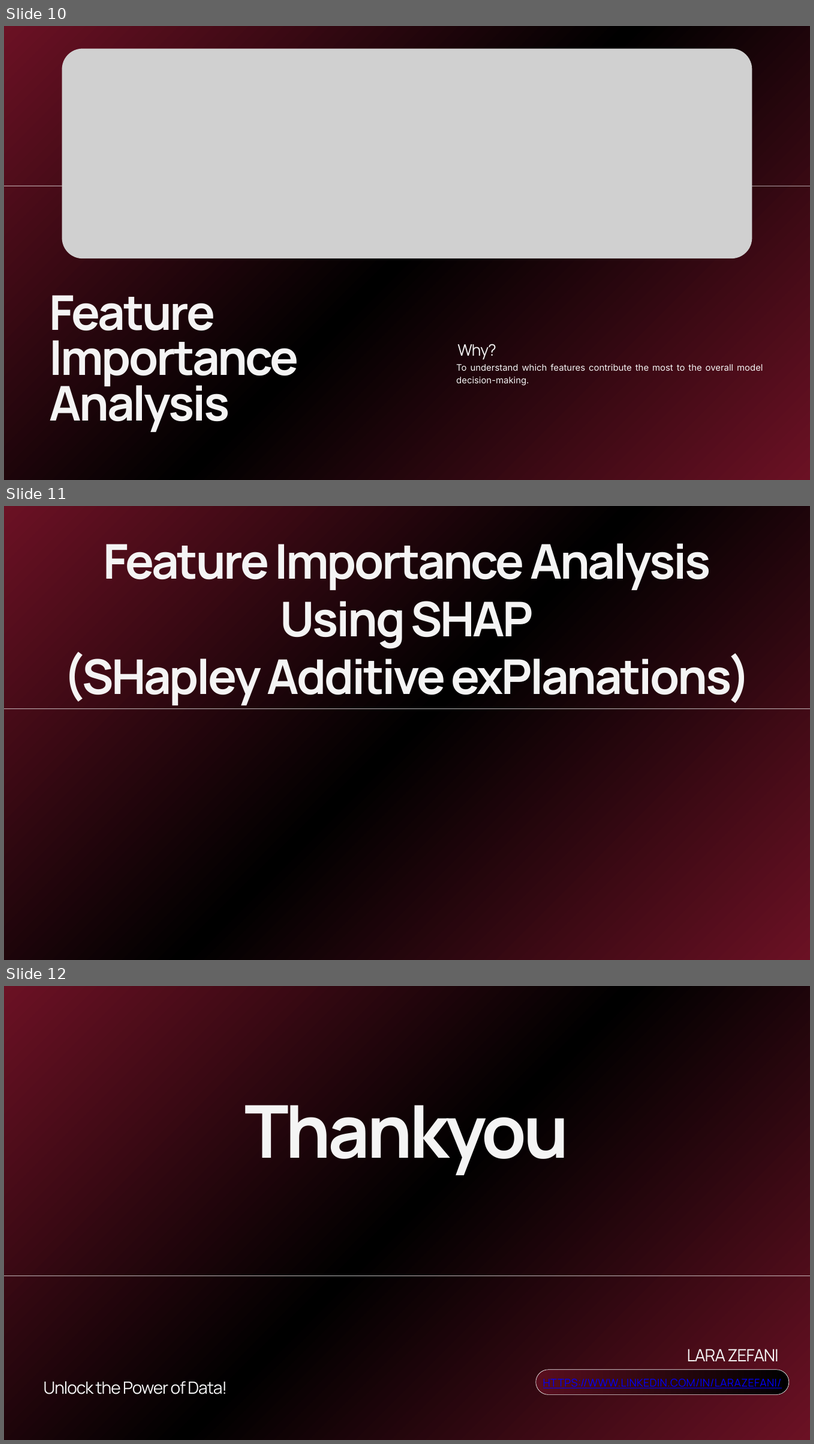
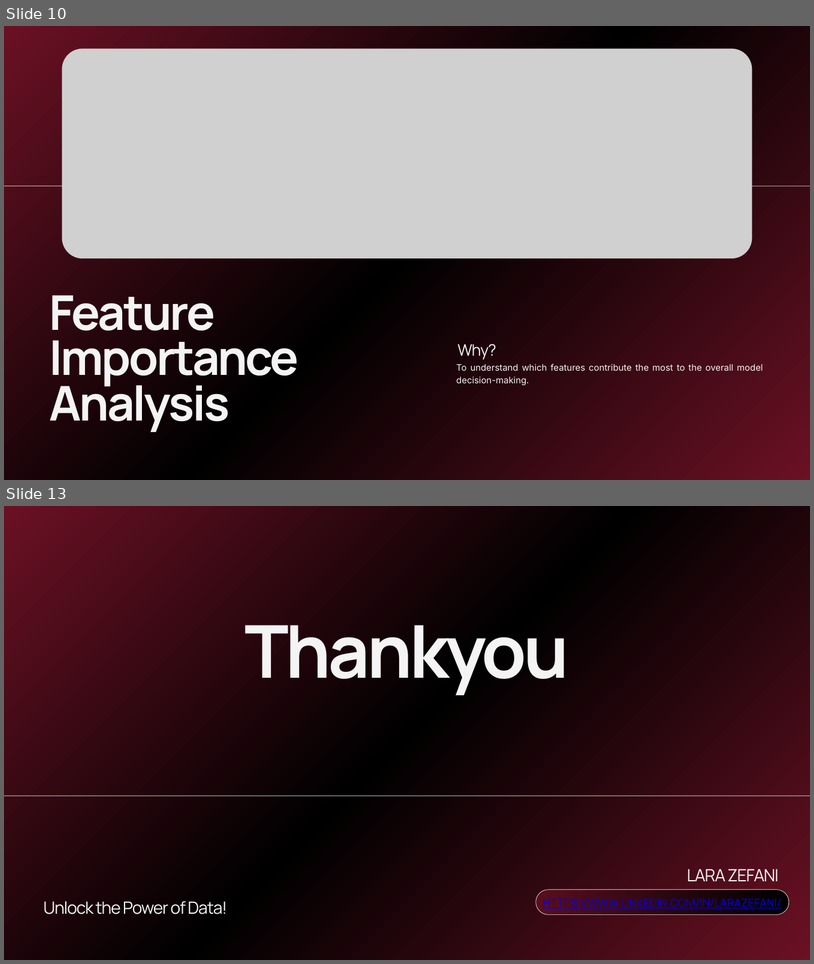
Before and after one commit to larazefani/Phone-Marketing-Decision-Model-for-Retail-Banking, a slide deck: Phone Marketing Decision Model for Retail Banking.pptx. Shown one above the other, each under a label of ours: slides 10, 11 and 12 before the commit, slides 10 and 13 after it; the slides between them are not shown. The pictures are 814x1444 and 814x964 pixels, drawn with LibreOffice and Linux fonts; fonts in the diff are those of the drawing; grey boxes stand for pictures. Boxes give left, top, right and bottom in pixels: in the first picture for what was removed or moved away, otherwise in the second. Text is boxed around its words. In the diff, an @@ line names an element or a change of style, - is before the commit and + after.

```diff
--- a/Phone Marketing Decision Model for Retail Banking.pptx
+++ b/Phone Marketing Decision Model for Retail Banking.pptx
@@ slide 11 removed at bbox=[4, 506, 810, 960], background gradient #6B1124 to #000000 @@
@@ text removed at bbox=[63, 543, 752, 705] @@
-Feature Importance Analysis
-Using SHAP
-(SHapley Additive exPlanations)
@@ line removed from (4, 709) to (810, 709) @@
@@ what was slide 12 is now slide 13 @@
```
Also in this commit, not shown: 3 slides added, 1 other slide removed, 3 other files.
